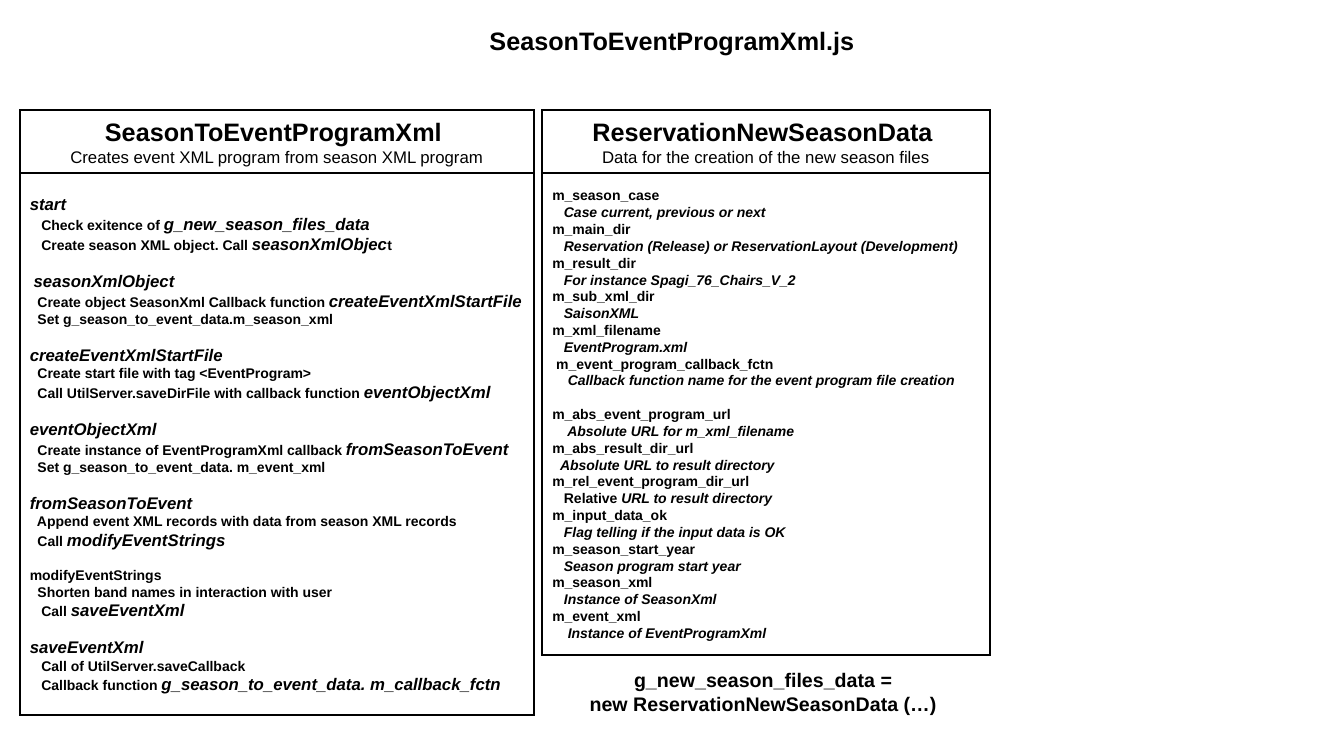
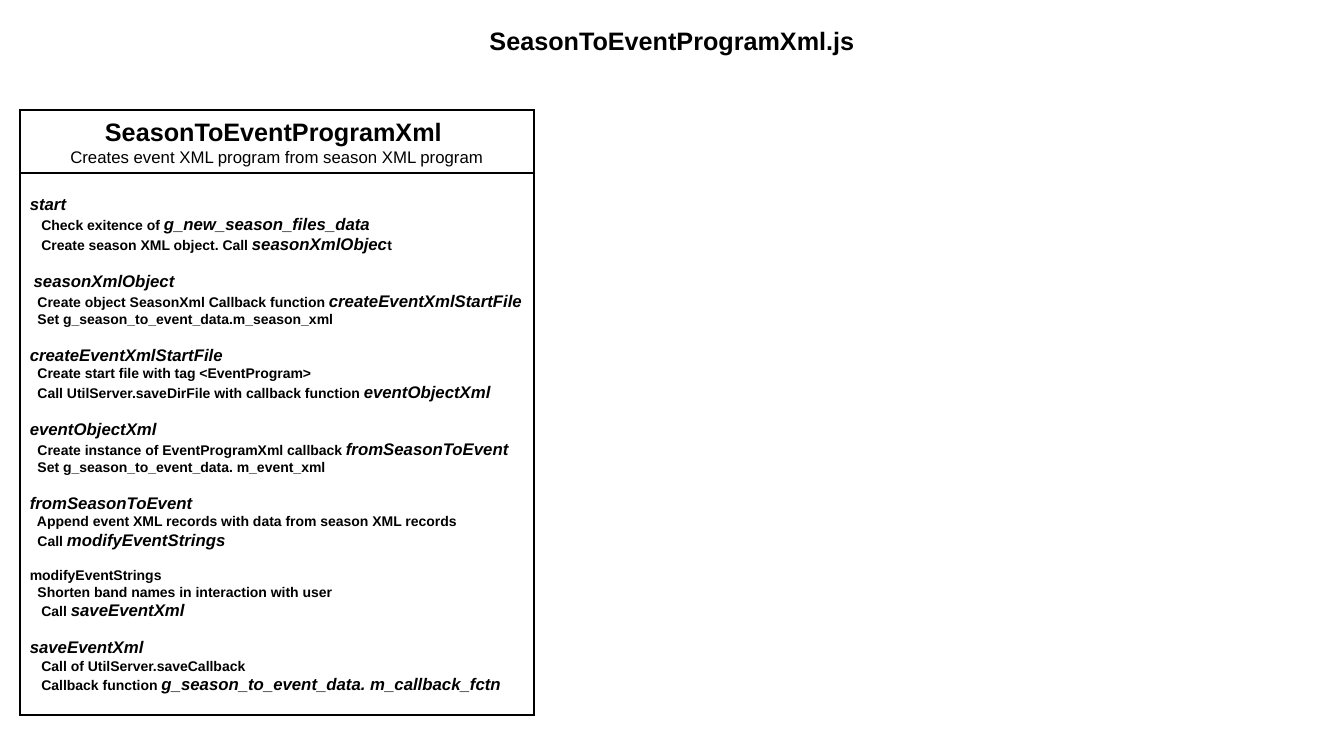
Before and after one commit to JazzLiveAarau/WwwReservationLayout, a slide deck: slide 2 of Description/ResrvationNewSeason.pptx. Drawn at 1344x756 pixels with LibreOffice and Linux fonts; fonts in the diff are those of the drawing. Boxes give left, top, right and bottom in pixels: in the first picture for what was removed or moved away, otherwise in the second. Text is boxed around its words. In the diff, an @@ line names an element or a change of style, - is before the commit and + after.

```diff
--- a/Description/ResrvationNewSeason.pptx
+++ b/Description/ResrvationNewSeason.pptx
@@ rectangle removed at [542,110,990,172] @@
-ReservationNewSeasonData
-Data for the creation of the new season files
@@ rectangle removed at [542,173,990,655] @@
-m_season_case
-Case current, previous or next
-m_main_dir
-Reservation (Release) or ReservationLayout (Development)
-m_result_dir
-For instance Spagi_76_Chairs_V_2
-m_sub_xml_dir
-SaisonXML
-m_xml_filename
-EventProgram.xml
-m_event_program_callback_fctn
-Callback function name for the event program file creation
-m_abs_event_program_url
-Absolute URL for m_xml_filename
-m_abs_result_dir_url
-Absolute URL to result directory
-m_rel_event_program_dir_url
-Relative URL to result directory
-m_input_data_ok
-Flag telling if the input data is OK
-m_season_start_year
-Season program start year
-m_season_xml
-Instance of SeasonXml
-m_event_xml
-Instance of EventProgramXml
@@ text removed at [590,672,898,712] @@
-g_new_season_files_data =
-new ReservationNewSeasonData (…)
```
Also in this commit, not shown: 1 slide added, 3 other files.
